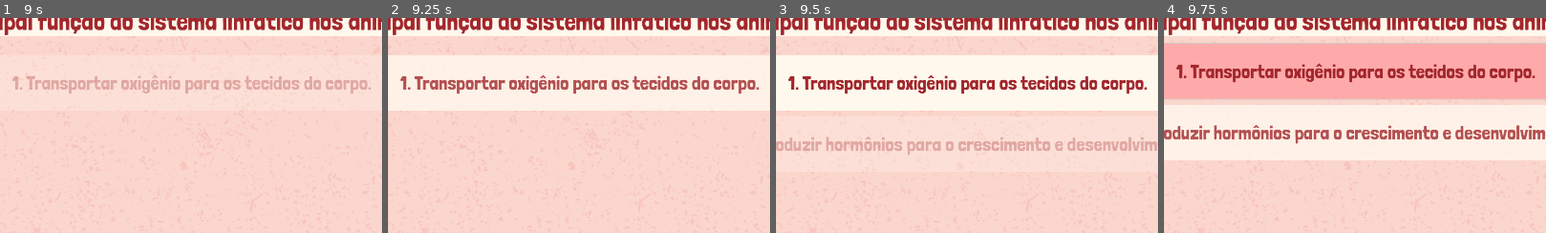
Above: before the commit, frames 1-4 (left to right).
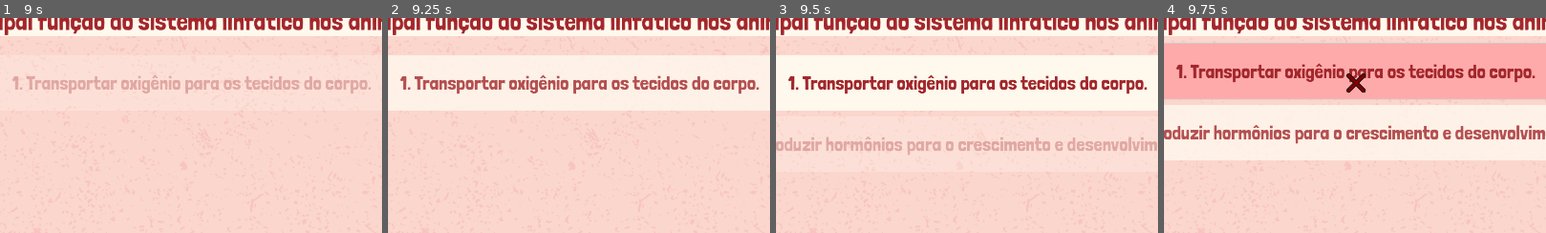
Above: after the commit, the same moments.

Repository: telmotrooper/vet-game
Game: Godot game, scene res://main.tscn
Same seed, same stepped clock (60 frames per second), same inputs: the game is played once before the commit and once after it.
Inputs (mouse positions are % of the whole screen's width and height, from its top left):
- Up to frame 1 (9 s): tap Enter at 0.5 s; move the mouse to (72, 45) at 0.52 s; click "JOGAR" at 1.25 s; click (96, 6) at 2 s; click "CÃES (FIGURA)" at 2.75 s; click (96, 6) at 3.5 s; click (96, 6) at 4.25 s; click (4, 6) at 5 s; click "GATOS (FIGURA)" at 5.75 s; click "SISTEMA LINFÁTICO (QUIZ)" at 6.5 s; move the mouse to (30, 55) at 7.27 s; tap Space at 8 s; move the mouse to (60, 28) at 8.02 s; click (90, 6) at 8.75 s
- Up to frame 2 (9.25 s): no input
- Up to frame 3 (9.5 s): no input
- Up to frame 4 (9.75 s): click "1. Transportar oxigênio para …" at 9.5 s
The pictures show only the part of the screen within x 25-75%, y 31-81%; the shares and areas given below are measured in that part.

Frames 1-3 are identical in both runs. In frame 4, 0.3% of the frame differs, in the area x 47-53%, y 25-36%.

Commit message:
showing 'x mark' on quiz

Diff:
--- a/levels/quiz_level.gd
+++ b/levels/quiz_level.gd
@@ -107,7 +107,6 @@
 	%VictoryPanel.show_panel()
 
 func _on_question_answered(button: Button, value: String) -> void:
-	var mouse_position := get_viewport().get_mouse_position()
 	# Disable mouse temporarily so we display the "normal" style instead of "hover".
 	button.set_mouse_filter(MOUSE_FILTER_IGNORE)
 
@@ -121,6 +120,7 @@
 		)
 	else:
 		button.add_theme_stylebox_override("normal", wrong_answer)
+		add_x_mark(button)
 		for answer in %Answers.get_children():
 			if answer.value == current_question.correct_answer:
 				answer.add_theme_stylebox_override("normal", correct_answer)
@@ -171,3 +171,23 @@
 	tween.tween_property(check_mark, "scale", Vector2.ZERO, 0.5)
 	tween.tween_callback(check_mark.queue_free)
 	tween.tween_callback(callback)
+
+func add_x_mark(button: Button) -> void:
+	var mouse_position := get_viewport().get_mouse_position()
+
+	var x_mark := TextureRect.new()
+	x_mark.texture = load(x_mark_texture)
+	add_child(x_mark) # Already add to the scene tree so we can get the "size".
+
+	x_mark.scale = Vector2.ZERO
+	x_mark.pivot_offset = x_mark.size / 2
+	x_mark.z_index = button.z_index + 2
+
+	# Centralize "x mark" on slot.
+	x_mark.position = mouse_position - (x_mark.size / 2)
+
+	var tween = create_tween()
+	tween.tween_property(x_mark, "scale", Vector2.ONE, 0.25)
+	tween.tween_interval(1.0)
+	tween.tween_property(x_mark, "scale", Vector2.ZERO, 0.5)
+	tween.tween_callback(x_mark.queue_free)
